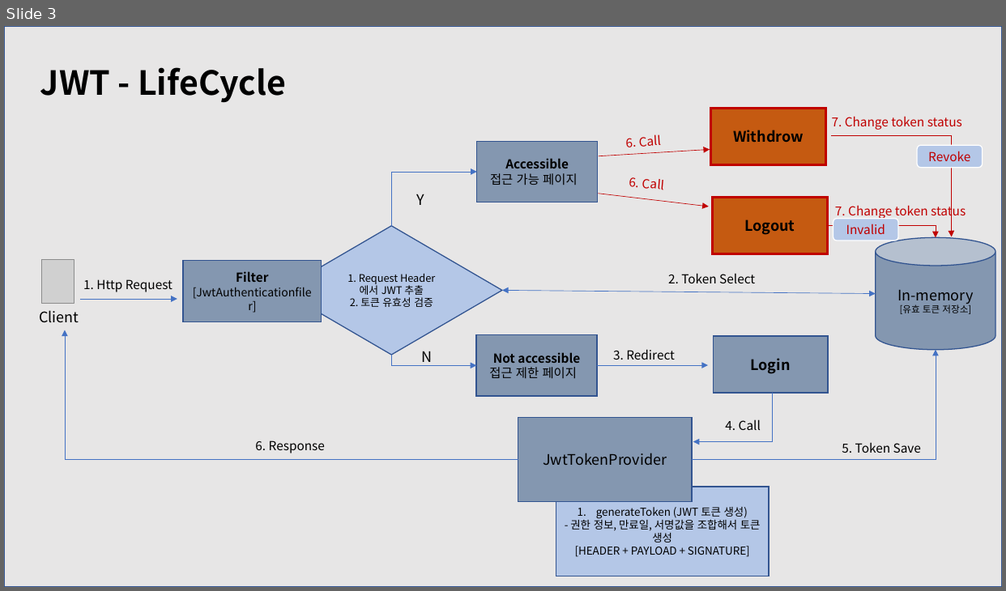
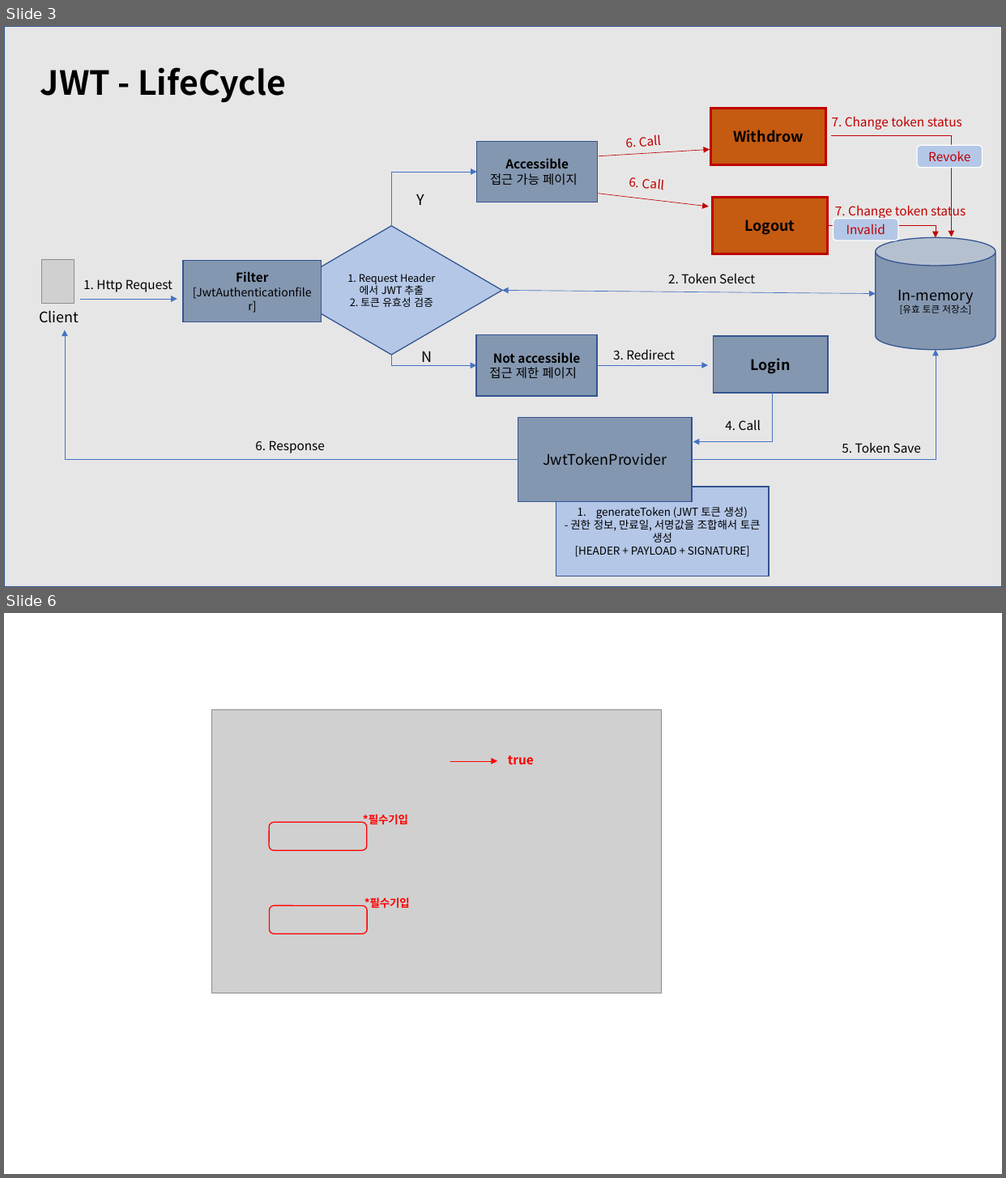
Before and after one commit to mon99745/SecurityReference, a slide deck: pptx/Readme-240503.pptx. Shown one above the other, each under a label of ours: slide 3 before the commit, slides 3 and 6 after it; the slides between them are not shown. The pictures are 1006x591 and 1006x1178 pixels, drawn with LibreOffice and Linux fonts; fonts in the diff are those of the drawing; grey boxes stand for pictures. Boxes give left, top, right and bottom in pixels: in the first picture for what was removed or moved away, otherwise in the second. Text is boxed around its words. In the diff, an @@ line names an element or a change of style, - is before the commit and + after.

```diff
--- a/pptx/Readme-240503.pptx
+++ b/pptx/Readme-240503.pptx
@@ slide 6 added at (x1=4, y1=613, x2=1002, y2=1174), background #FFFFFF @@
@@ group added at (x1=212, y1=710, x2=661, y2=994): 3 texts, 2 rounded rectangles, 1 picture, 1 arrow @@
+true
+*필수기입
+*필수기입
```
Also in this commit, not shown: 1 slide changed, 1 other slide added, 4 other files.
